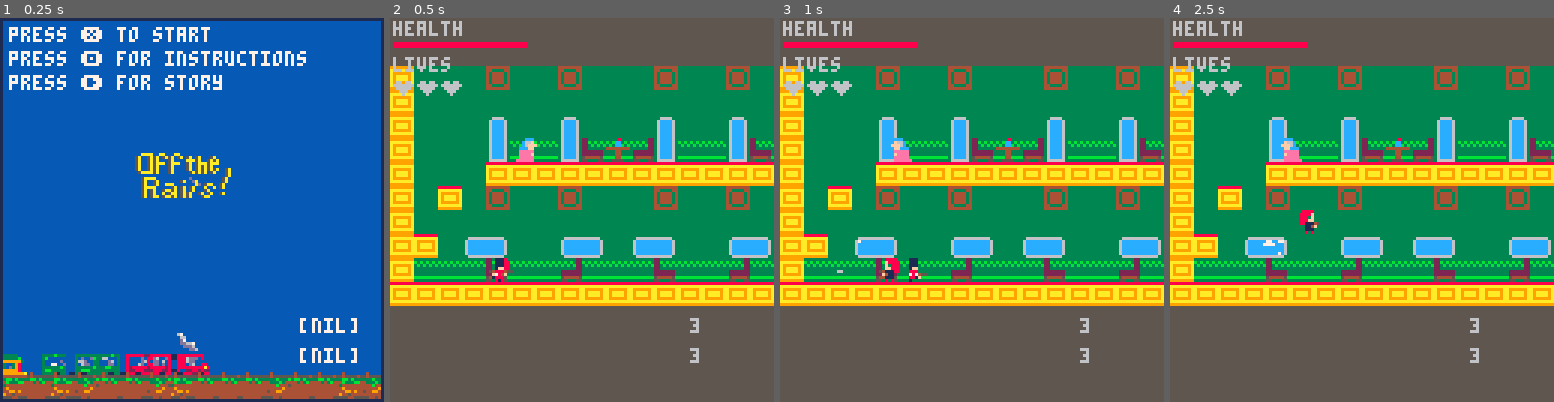
Above: before the commit, frames 1-4 (left to right).
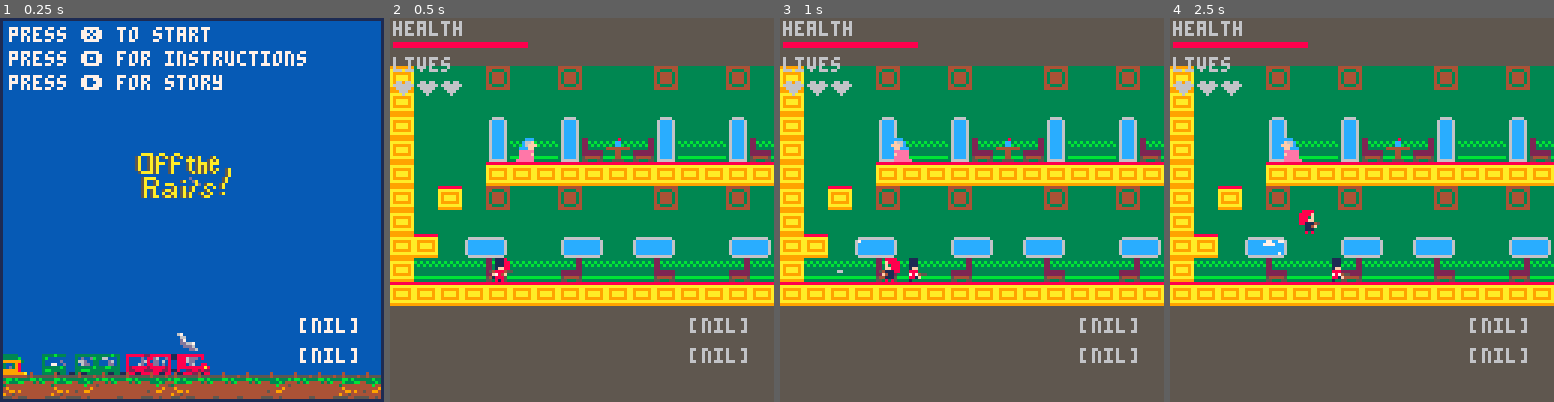
Above: after the commit, the same moments.

Repository: hggorel/Off-The-Rails
Game: PICO-8 cartridge offtherails.p8
Same seed, same stepped clock (60 frames per second), same inputs: the game is played once before the commit and once after it.
Inputs:
- Up to frame 1 (0.25 s): no input
- Up to frame 2 (0.5 s): tap X (X key) at 0.33 s
- Up to frame 3 (1 s): tap O (Z key) at 0.7 s
- Up to frame 4 (2.5 s): tap X (X key) at 1.07, 1.85 s; hold Right 1.6-2.1 s; tap O (Z key) at 1.7, 2.1 s; hold Up 2.15-2.42 s; hold Right from 2.47 s (still down)

Frame 1 is identical in both runs. In frame 2, 0.5% of the frame differs, in the area x 78-93%, y 78-90%; in frame 3, 0.5%; in frame 4, 0.7%, in the area x 42-93%, y 62-90%.

Commit message:
starting to make herlock move

Diff:
--- a/offtherails.p8
+++ b/offtherails.p8
@@ -204,7 +204,7 @@
 
 function create_soldier(x, y)
 	-- type of enemy, sprite, x start, y start, health, fire rate
-	create_enemy("soldier", 16, x, y, 5, 50)
+	create_enemy("soldier", 16, x, y, 10, 50)
 end
 
 function create_bames(newx, newy)
@@ -221,18 +221,20 @@
 	add(enemies, actor)
 end
 
-function create_herlock(newx, newy)
-	local actor = {
-		movecount=0,
-		flipx=false,
-		shootcount=0,
-		health=20,
-		sprite=26,
-		x = newx,
-		y = newy
-	}
-
-	add(enemies, actor)
+function create_herlock(x, y)
+	-- local actor = {
+	-- 	movecount=0,
+	-- 	flipx=false,
+	-- 	shootcount=0,
+	-- 	health=20,
+	-- 	sprite=26,
+	-- 	x = newx,
+	-- 	y = newy
+	-- }
+
+	create_enemy("herlock", 26, x, y, 20, 30)
+
+	--add(enemies, actor)
 end
 
 function flip_switch(right_tile, left_tile)
@@ -305,6 +307,35 @@
 		end
 end
 
+function move_herlock(herlock)
+
+	herlock_height = check_jump_height(herlock)
+
+	dx_to_player = player.x - herlock.x
+	dy_to_player = player.y - herlock.y
+
+	if (dx_to_player > 0) herlock.x += 0.5
+	if (dx_to_player < 0) herlock.x -= 0.5
+
+	-- if herlock.sprite>=26 and herlock.sprite <=30 then
+	-- 		if player.x < herlock.x then
+	-- 			 if not(tile_left_collidable) then
+	-- 					herlock.x -= 0.5 -- move towards
+	-- 					herlock.flipx = true
+	-- 				end
+	-- 		else
+	-- 			if not(tile_right_collidable) then
+	-- 				herlock.x += 0.5 -- move towards
+	-- 				herlock.flipx = false
+	-- 			end
+	-- 		end
+	--
+	-- 		if not(tile_below_collidable) then
+	-- 			herlock.y += player.gravity
+	-- 		end
+	-- 	end
+end
+
 function moving_actors()
 	for actor in all(enemies) do
 		local tile_below = mget((actor.x)/ 8+map_x, (actor.y + 7) / 8)
@@ -322,6 +353,11 @@
 		if actor.type == "soldier" then
 			move_soldier(actor)
 			animate_soldier(actor)
+		end
+
+		if actor.type == "herlock" then
+			move_herlock(actor)
+			--animate_herlock(actor)
 		end
 	end
 		-- if the enemy is a soldier
@@ -391,13 +427,13 @@
 	-- end
 end
 
-function check_jump_height(x, y)
+function check_jump_height(actor)
 	-- i starts at 8 because you want to start checking
 	-- for collision one 8x8 block below the character.
 	-- 8 < 24 will check two blocks below the character
  for i=8, 15, 1 do
  	for j=0, 7, 1 do
- 		local tile = mget((player.x + j) / 8 + map_x, (player.y + i) / 8)
+ 		local tile = mget((actor.x + j) / 8 + map_x, (actor.y + i) / 8)
 
  		if (fget(tile, 0)) then
  			return (i-8)
@@ -432,7 +468,7 @@
 function calculate_y_movement()
 
 	local ceiling_height = check_ceiling_height()
-	local jump_height = check_jump_height()
+	local jump_height = check_jump_height(player)
 
 	if (jump_height == 0) player.is_standing = true
 	if (jump_height > 0) player.is_standing = false
@@ -617,7 +653,7 @@
  		mset(player.x/8+map_x, player.y/8, 179)
  		mset(player.x/8+map_x, (player.y-8)/8, 163)
  	end
- 	if tile_character_on ==61 or tile_character_on == 179 then
+ 	if tile_character_on == 61 or tile_character_on == 179 then
  		level+=1
  		sfx(03)
  		if (level==2) then
@@ -890,8 +926,8 @@
 		pausedraw()
 	end
 
-	print(ledge_dist_right, 100, 100)
-	print(ledge_dist_left, 100, 110)
+	print(dx_to_player, 100, 100)
+	print(dy_to_player, 100, 110)
 end
 
 function gamedraw()
